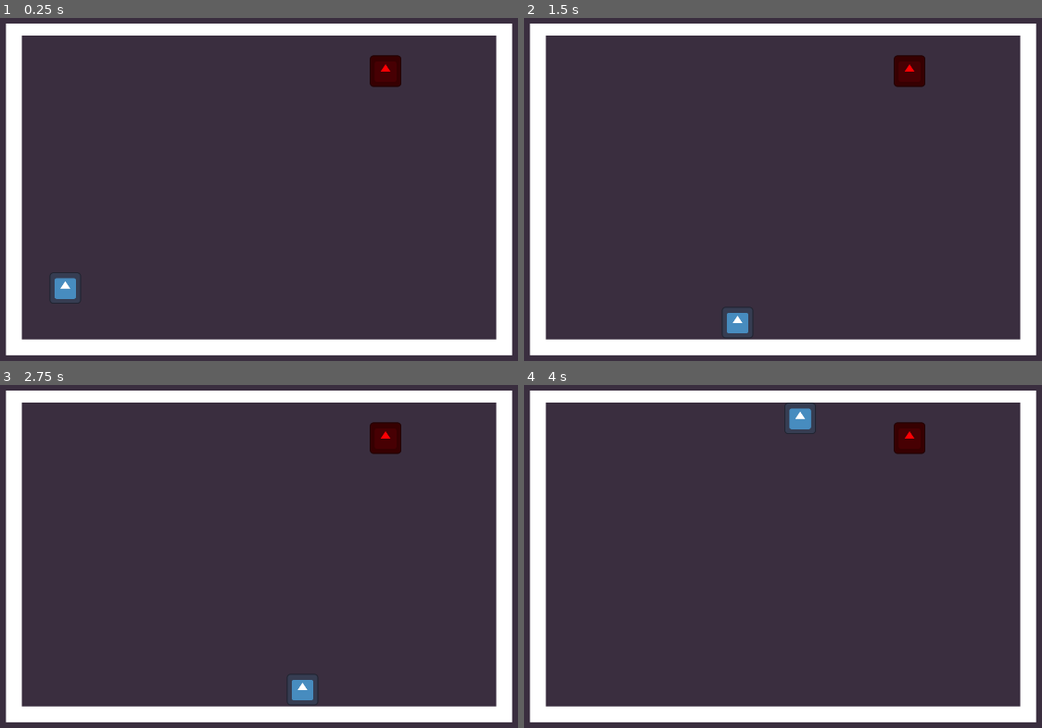
Above: before the commit, frames 1-4 (two rows, left to right).
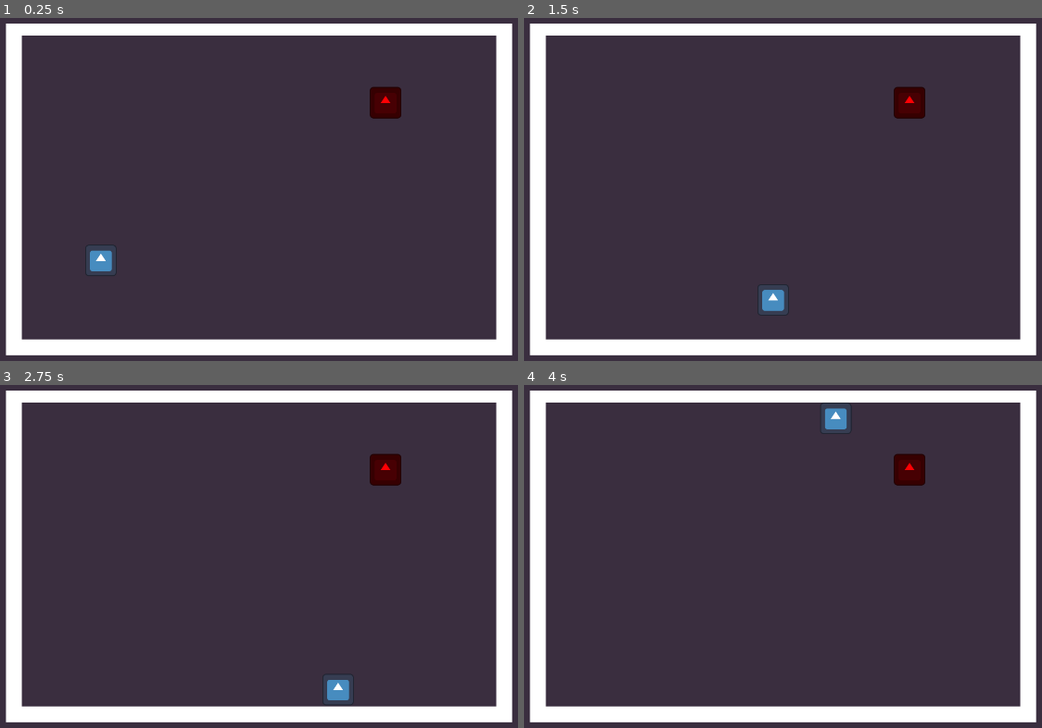
Above: after the commit, the same moments.

Repository: PhillypHenning/Artemis
Game: Godot game, scene res://scenes/Combat/combat_arena.tscn
The game is run twice, just before and just after one commit, with the same random seed, the same clock (stepped at 60 frames per second) and the same inputs. The project has no main scene, so this scene is started directly. The engine's default icon, where the game draws it, is replaced by a stand-in: a white triangle on a blue panel in a dark square.
Inputs:
- Up to frame 1 (0.25 s): no input
- Up to frame 2 (1.5 s): tap Enter at 0.5 s; hold D (move_right) 0.53-1.28 s; tap 3 (attack_far) at 0.6 s; hold S (move_down) from 1.28 s (still down); tap 2 (attack_medium) at 1.35 s
- Up to frame 3 (2.75 s): tap Space (dodge) at 2 s; release S (move_down) at 2.03 s; hold D (move_right) from 2.03 s (still down); tap 1 (attack_near) at 2.1 s
- Up to frame 4 (4 s): release D (move_right) at 2.78 s; hold W (move_up) 2.78-3.53 s; tap Shift (dash) at 2.85 s; tap Enter at 3.5 s; hold A (move_left) from 3.53 s (still down); tap Space (dodge) at 3.6 s

The runs differ from the first frame. In frame 1, 1.7% of the frame differs, in the area x 9-78%, y 10-84%; in frame 2, 1.7%; in frame 3, 1.6%; in frame 4, 1.7%, in the area x 50-78%, y 5-30%.

Commit message:
Comment cleanup

Diff:
--- a/scenes/Combat/combat_arena.tscn
+++ b/scenes/Combat/combat_arena.tscn
@@ -19,8 +19,8 @@
 [node name="CombatArena" type="Node2D"]
 
 [node name="Background" type="Sprite2D" parent="."]
-position = Vector2(760, 472)
-scale = Vector2(1.61406, 1.75972)
+position = Vector2(767.501, 479.25)
+scale = Vector2(1.60078, 1.69097)
 texture = ExtResource("1_61bhp")
 
 [node name="Borders" type="Node2D" parent="."]
@@ -80,7 +80,7 @@
 offset_bottom = 800.0
 
 [node name="PlayerControlledCreature" parent="." instance=ExtResource("2_x7vg8")]
-position = Vector2(344, 664)
+position = Vector2(416, 608)
 
 [node name="TargetDummy" parent="." instance=ExtResource("3_rwrr2")]
-position = Vector2(992, 224)
+position = Vector2(992, 288)
--- a/scripts/Combat/combat_creature_base_class.gd
+++ b/scripts/Combat/combat_creature_base_class.gd
@@ -50,7 +50,6 @@
 	get:
 		return combat_creature_current_speed
 
-
 # HEALTH
 var character_has_iframes: bool = false
 var character_damage_cooldown: bool = false
@@ -65,6 +64,7 @@
 # MOVEMENT ABILITIES
 var character_last_known_direction: Vector2
 var character_is_using_movement_ability: bool = false
+
 ## DODGING
 var character_is_dodging: bool = false
 
@@ -101,11 +101,11 @@
 		move_and_slide()
 
 # ATTACKING
-func _combat_creature_attack_at_marker_range(range: String) -> void:
+func _combat_creature_attack_at_marker_range(target_range: String) -> void:
 	if !character_is_attacking:
 		character_is_attacking = true
 		$Timers/AttackLockTimer.start()
-		match range:
+		match target_range:
 			"close":
 				print("Attack made at close range")
 			"medium":
